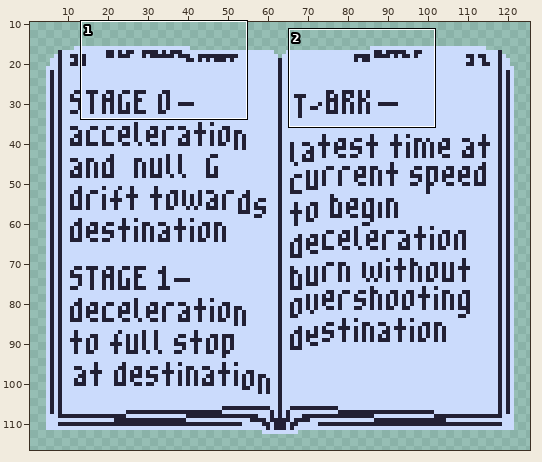
Pixel-art file, stored at Assets/Sprites/NavManual.aseprite. The first picture is a wide view before the edit; the outline marks the close-up.
Close-up. Before the edit:
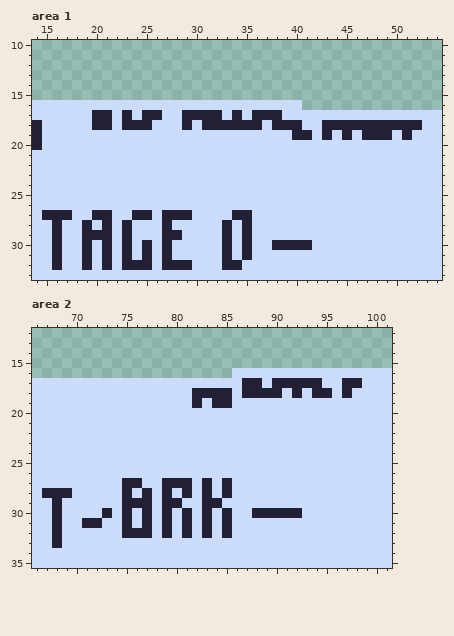
128x128 pixels, 1 frame. Shown: area 1: x 14..54, y 10..33; area 2: x 66..101, y 12..35. The wide view leaves out empty margins.
And afterwards:
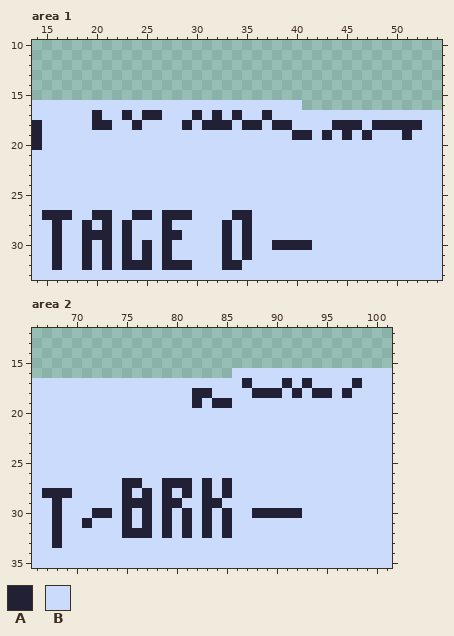
Palette (. is transparent): A #222034  B #cbdbfc
Difference:
Area 1, layer "Layer 6":
The edit turns colour A into colour B in row 17 at x 21, 29, 31, 36 and 38; in row 18 at x 23, 25, 34, 40, 43 and 47; in row 19 at x 48 to 49.
Area 2, layer "Layer 6":
The edit turns colour B into colour A in row 30 at x 72.
The edit turns colour A into colour B in row 17 at x 88, 90, 92, 94 and 97; in row 18 at x 84 to 85 and 87; in row 31 at x 72.
Where, in picture pixels (left, top, right, bottom), the same in both close-ups:
changed: (102, 110, 152, 130)
changed: (182, 110, 332, 130)
changed: (362, 120, 392, 140)
changed: (212, 378, 352, 398)
changed: (92, 508, 102, 528)
